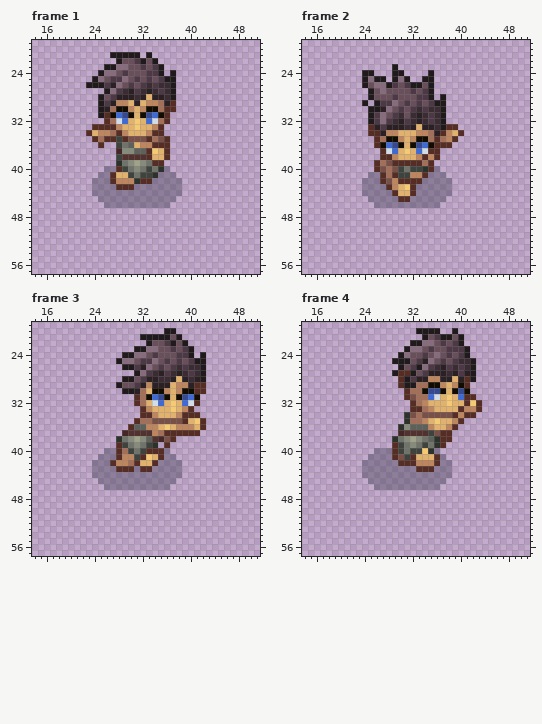
One commit to this pixel-art file: Assets/Imported/Swordsmen/asperite_no_sword/Swordsman_lvl1_Walk_attack/Swordsman_lvl1_Walk_Attack_front.aseprite. This is how it looked before the edit.
64x64 pixels, 6 frames. Colours within 5 levels of each other are drawn and written as one. Shown: frame 1: x 14..51, y 19..57; frame 2: x 14..51, y 19..57; frame 3: x 14..51, y 19..57; frame 4: x 14..51, y 19..57. The commit also changed other frames, which this record leaves out.
The result:
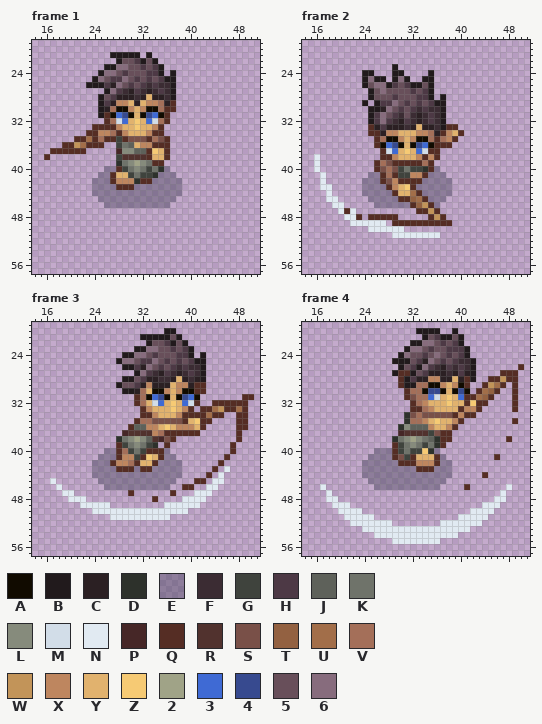
Palette (. is transparent): A #110b00  B #211a1c  C #2b2023  D #2d312b  E #28293f59  F #3b2c33  G #3f433d  H #4d3945  J #5e615a  K #6f736a  L #868b7c  M #d2dde8  N #e1eaf2  P #462727  Q #552d24  R #51322e  S #795048  T #936141  U #a26e49  V #a46f59  W #c29459  X #be865f  Y #e1b26e  Z #f6ca74  2 #a0a387  3 #3f6ad4  4 #374a8f  5 #684f5a  6 #876c7d
What changed:
layer "sword" now shown
layer "swing" now shown
Changed rows in their new state; - is an unchanged pixel.
Frame 1, layer "sword":
first column x 16:
34 --------Q
35 -----QQU-
36 ---QQWUQQ
37 -QQQQQQ--
38 Q--------
Frame 2, layers "swing", "sword":
first column x 16:
38 N----------------------
39 N----------------------
40 N----------------------
41 -N---------------------
42 -N---------------------
43 -NN--------------------
44 --N-------------UQ-----
45 --NN------------TUQ----
46 ---NN-----------QTWQ---
47 ----NQN----------QQWQ--
48 -----NNQ-QQQQQ-----QWQ-
49 ------NNNNNN-QQQQQQQQQQ
50 ---------NNNNNN--------
51 -------------NNNNNNNN--
Frame 3, layers "swing", "sword":
first column x 17:
31 --------------------------------QQ
32 ---------------------------QQQQQQ-
33 -------------------------QQUWQQUQ-
34 -------------------------QUQQ--QQ-
35 --------------------------Q----QQ-
36 -------------------------------QQ-
37 -------------------------------Q--
38 -------------------------------Q--
39 ------------------------------Q---
40 ------------------------------Q---
41 -----------------------------Q----
42 ----------------------------Q-----
43 ---------------------------Q-N----
44 --------------------------Q-N-----
45 N-----------------------QQ-NN-----
46 -N--------------------QQ--NN------
47 --NN---------Q------Q---NNN-------
48 ---NNN-----------Q----NNNN--------
49 -----NNNNN---------NNNNNN---------
50 -------NNNNNNNNNNNNNNNN-----------
51 ----------NNNNNNNNNN--------------
Frame 4, layers "swing", "sword":
first column x 17:
26 ---------------------------------Q
27 ------------------------------QQQ-
28 ----------------------------QQWQQ-
29 ---------------------------QWUQ-Q-
30 --------------------------QUTQ--Q-
31 --------------------------UTQ---Q-
32 ---------------------------Q----Q-
33 --------------------------------Q-
35 --------------------------------Q-
38 -------------------------------Q--
41 -----------------------------Q----
44 ---------------------------Q------
46 N-----------------------Q------N--
47 -N----------------------------N---
48 -NN--------------------------NN---
49 --NNN----------------------NNN----
50 ---NNNN------------------NNNN-----
51 ----NNNNN--------------NNNNN------
52 -----NNNNNNN--------NNNNNNN-------
53 -------NNNNNNNNNNNNNNNNNN---------
54 ---------NNNNNNNNNNNNNN-----------
55 ------------NNNNNNNN--------------
Pixel boxes of the changes (left, top, right, bottom) in both pictures:
changed: (44, 130, 98, 160)
changed: (314, 154, 452, 238)
added: (50, 394, 254, 520)
added: (320, 364, 524, 544)
